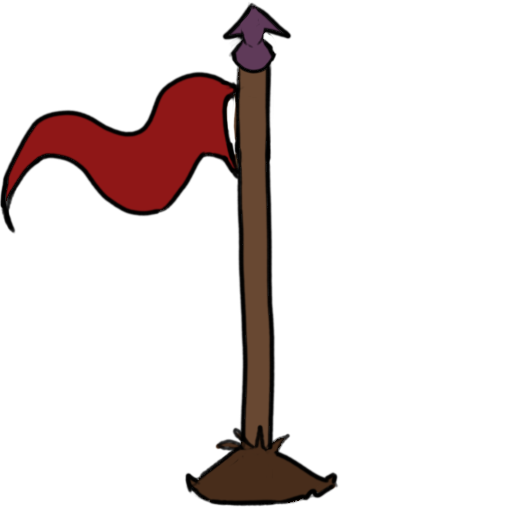
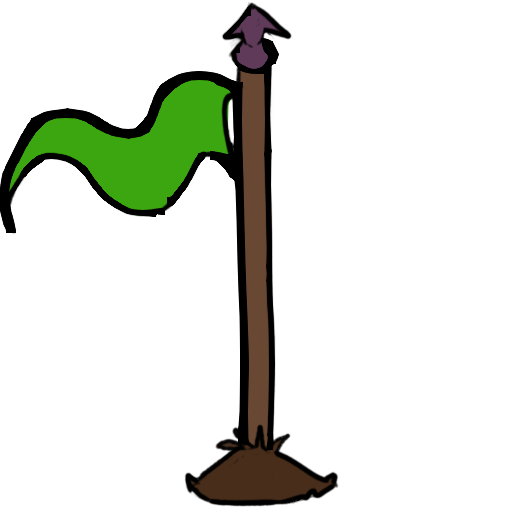
Revision of a layered (512, 512) image; what changed, layer by layer:
added layer "Paint Layer 3" above "Paint Layer 1" over [0, 2, 339, 507]
painted on "Paint Layer 1" over [0, 2, 339, 507]
added layer "Paint Layer 2" above "Colorize Mask 1" over [0, 64, 256, 256]
painted on "Colorize Mask 1" over [0, 2, 339, 507]
